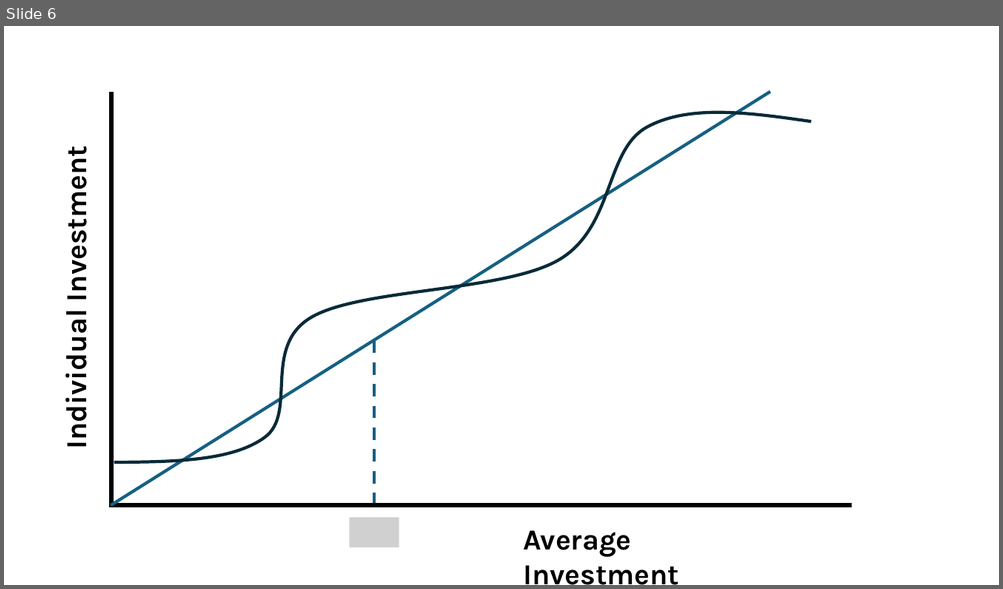
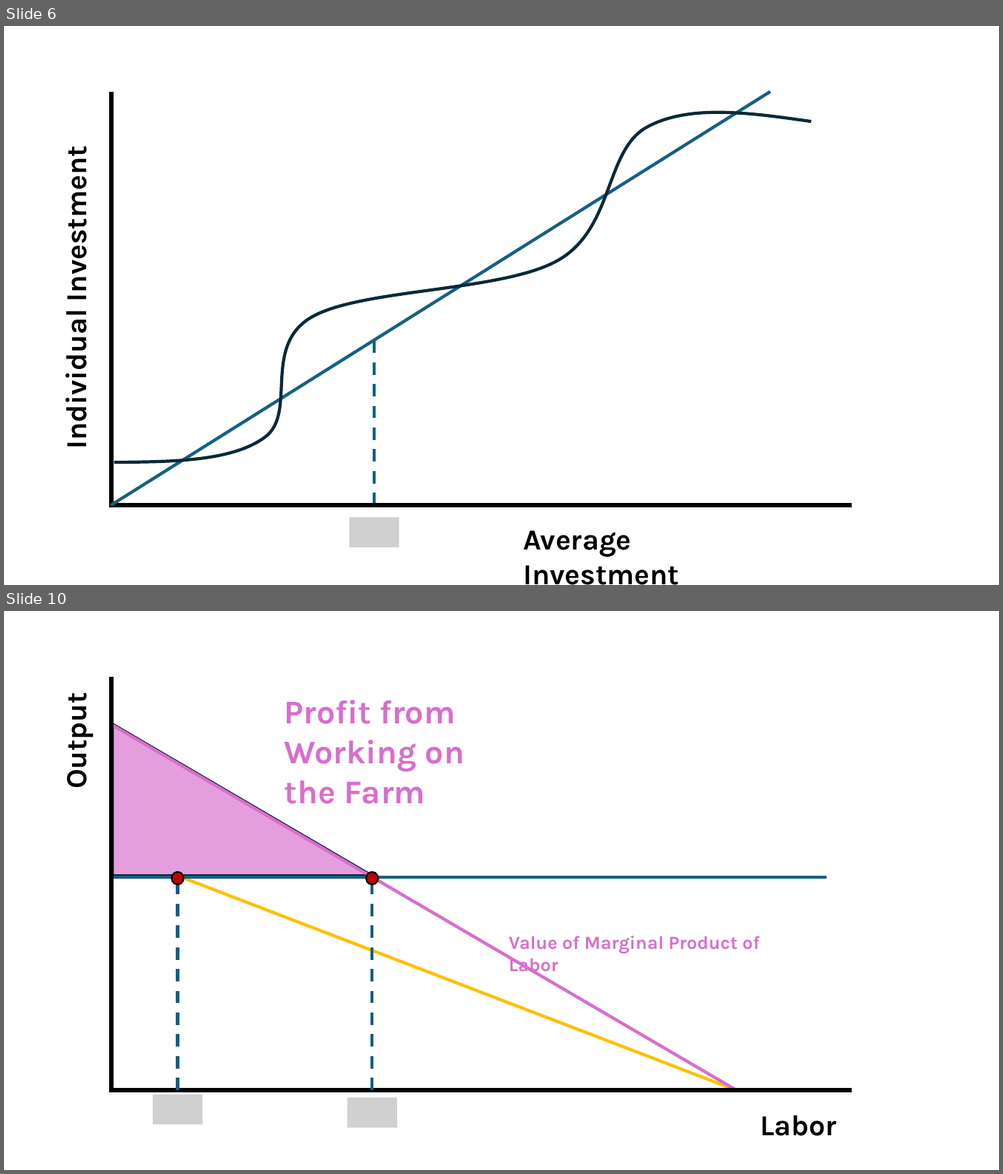
Before and after one commit to jrojas1003/EC-390-Development-Econ, a slide deck: Lectures/graph-maker-pp.pptx. Shown one above the other, each under a label of ours: slide 6 before the commit, slides 6 and 10 after it; the slides between them are not shown. The pictures are 1003x589 and 1003x1174 pixels, drawn with LibreOffice and Linux fonts; fonts in the diff are those of the drawing; grey boxes stand for pictures. Boxes give left, top, right and bottom in pixels: in the first picture for what was removed or moved away, otherwise in the second. Text is boxed around its words. In the diff, an @@ line names an element or a change of style, - is before the commit and + after.

```diff
--- a/Lectures/graph-maker-pp.pptx
+++ b/Lectures/graph-maker-pp.pptx
@@ slide 10 added at bbox=[4, 611, 999, 1170], background #FFFFFF @@
@@ line added from (111, 677) to (111, 1093), #000000 4.5 pt @@
@@ text added at bbox=[57, 702, 95, 786], 28 pt, text #000000, bold @@
+Output
@@ text added at bbox=[284, 700, 464, 804], 32 pt, text #D86ECC, bold @@
+Profit from Working on the Farm
@@ line added from (110, 723) to (737, 1091), #D86ECC 3 pt @@
@@ triangle added at bbox=[113, 723, 372, 875], fill #E59EDD, outline #092A39 1.5 pt @@
@@ line added from (113, 851) to (737, 1091), #FFC000 3 pt @@
@@ ellipse added at bbox=[172, 872, 184, 885], fill #C00000, outline #000000 1.5 pt @@
@@ ellipse added at bbox=[366, 872, 378, 885], fill #C00000, outline #000000 1.5 pt @@
@@ line added from (111, 877) to (826, 877), #156082 3 pt @@
@@ line added from (178, 1091) to (178, 885), #156082 3 pt dashed @@
@@ line added from (372, 1091) to (372, 885), #156082 3 pt dashed @@
@@ text added at bbox=[509, 936, 759, 977], 18 pt, text #D86ECC, bold @@
+Value of Marginal Product of Labor
@@ line added from (851, 1091) to (110, 1091), #000000 4.5 pt @@
@@ picture added at bbox=[153, 1095, 202, 1125] @@
@@ picture added at bbox=[347, 1098, 397, 1128] @@
@@ text added at bbox=[760, 1116, 836, 1136], 28 pt, text #000000, bold @@
+Labor
```
Also in this commit, not shown: 5 other slides added.
